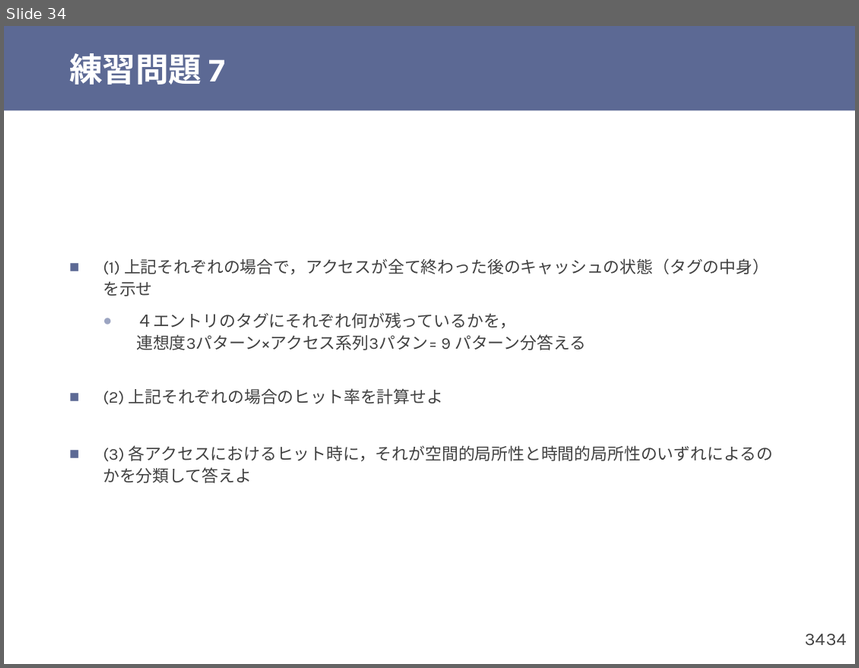
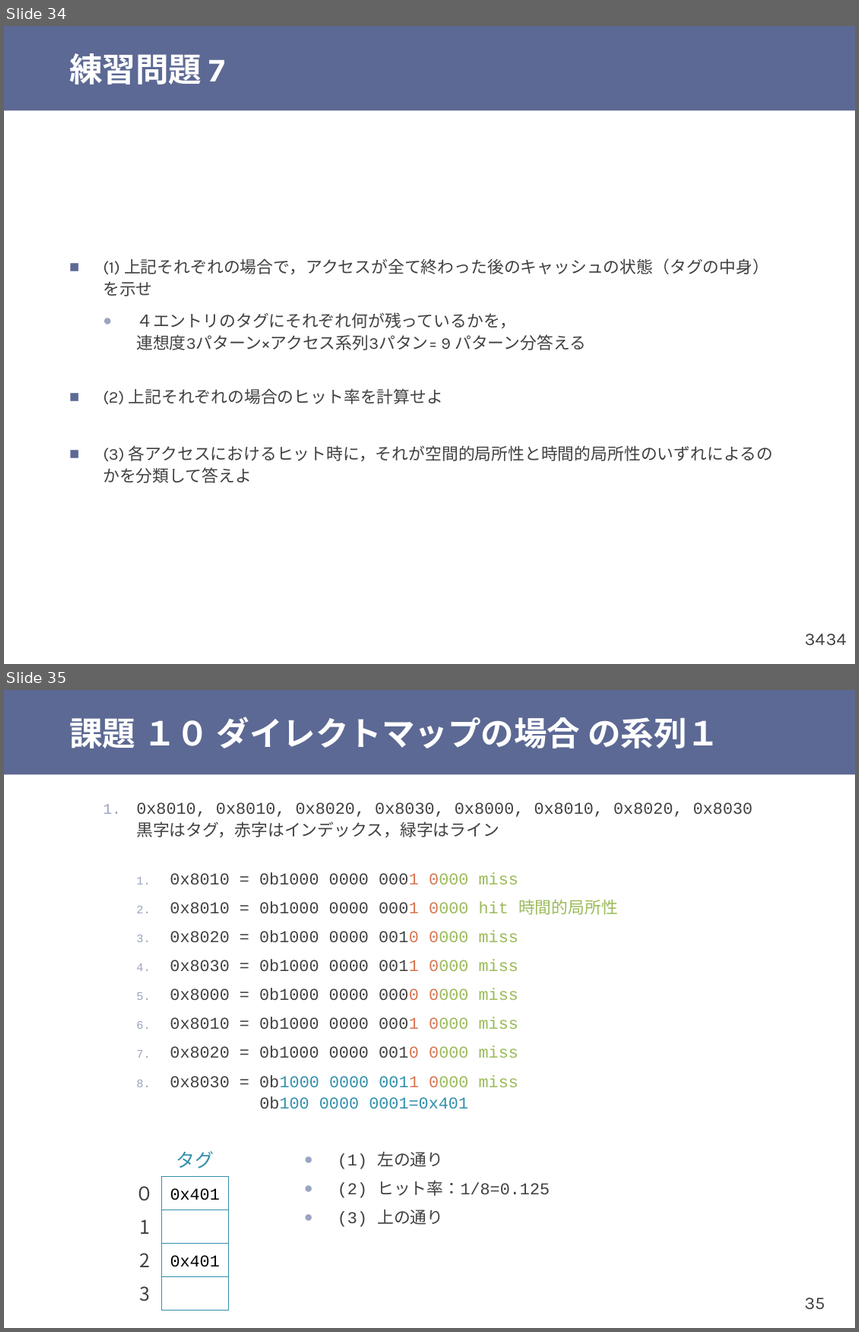
Before and after one commit to shioyadan/otya-computer-architecture-i, a slide deck: cai-shioya-exercises.pptx. Shown one above the other, each under a label of ours: slide 34 before the commit, slides 34 and 35 after it. The pictures are 859x668 and 859x1332 pixels, drawn with LibreOffice and Linux fonts; fonts in the diff are those of the drawing. Boxes give left, top, right and bottom in pixels: in the first picture for what was removed or moved away, otherwise in the second. Text is boxed around its words. In the diff, an @@ line names an element or a change of style, - is before the commit and + after.

```diff
--- a/cai-shioya-exercises.pptx
+++ b/cai-shioya-exercises.pptx
@@ slide 35 added at (x1=4, y1=690, x2=855, y2=1328), background #FFFFFF; not listed: 2 template elements that a slide beside it also shows @@
@@ title added at (x1=69, y1=717, x2=720, y2=749), 28 pt, text #FFFFFF, bold @@
+課題 １０ ダイレクトマップの場合 の系列１
@@ text added at (x1=136, y1=802, x2=753, y2=1110), 14 pt, text #404040 @@
+  1. 0x8010, 0x8010, 0x8020, 0x8030, 0x8000, 0x8010, 0x8020, 0x8030
+     黒字はタグ，赤字はインデックス，緑字はライン
+    1. 0x8010 = 0b1000 0000 0001 0000 miss
+    2. 0x8010 = 0b1000 0000 0001 0000 hit 時間的局所性
+    3. 0x8020 = 0b1000 0000 0010 0000 miss
+    4. 0x8030 = 0b1000 0000 0011 0000 miss
+    5. 0x8000 = 0b1000 0000 0000 0000 miss
+    6. 0x8010 = 0b1000 0000 0001 0000 miss
+    7. 0x8020 = 0b1000 0000 0010 0000 miss
+    8. 0x8030 = 0b1000 0000 0011 0000 miss
+       0b100 0000 0001=0x401
@@ text added at (x1=176, y1=1151, x2=214, y2=1169), 16 pt, text #328FAC @@
+タグ
@@ text added at (x1=338, y1=1151, x2=550, y2=1227), 14 pt, text #404040 @@
+  ● (1) 左の通り
+  ● (2) ヒット率：1/8=0.125
+  ● (3) 上の通り
@@ text added at (x1=135, y1=1186, x2=154, y2=1201), 16 pt, text #404040 @@
+０
@@ rectangle added at (x1=161, y1=1177, x2=229, y2=1210), outline #328FAC 0.75 pt, 14 pt, text #000000 @@
+0x401
@@ rectangle added at (x1=161, y1=1210, x2=229, y2=1243), outline #328FAC 0.75 pt @@
@@ text added at (x1=139, y1=1220, x2=150, y2=1234), 16 pt, text #404040 @@
+1
@@ text added at (x1=139, y1=1253, x2=150, y2=1268), 16 pt, text #404040 @@
+2
@@ rectangle added at (x1=161, y1=1244, x2=229, y2=1277), outline #328FAC 0.75 pt, 14 pt, text #000000 @@
+0x401
@@ rectangle added at (x1=161, y1=1277, x2=229, y2=1310), outline #328FAC 0.75 pt @@
@@ text added at (x1=139, y1=1287, x2=150, y2=1302), 16 pt, text #404040 @@
+3
```
Also in this commit, not shown: 1 slide changed, 8 other slides added, 2 other files.
